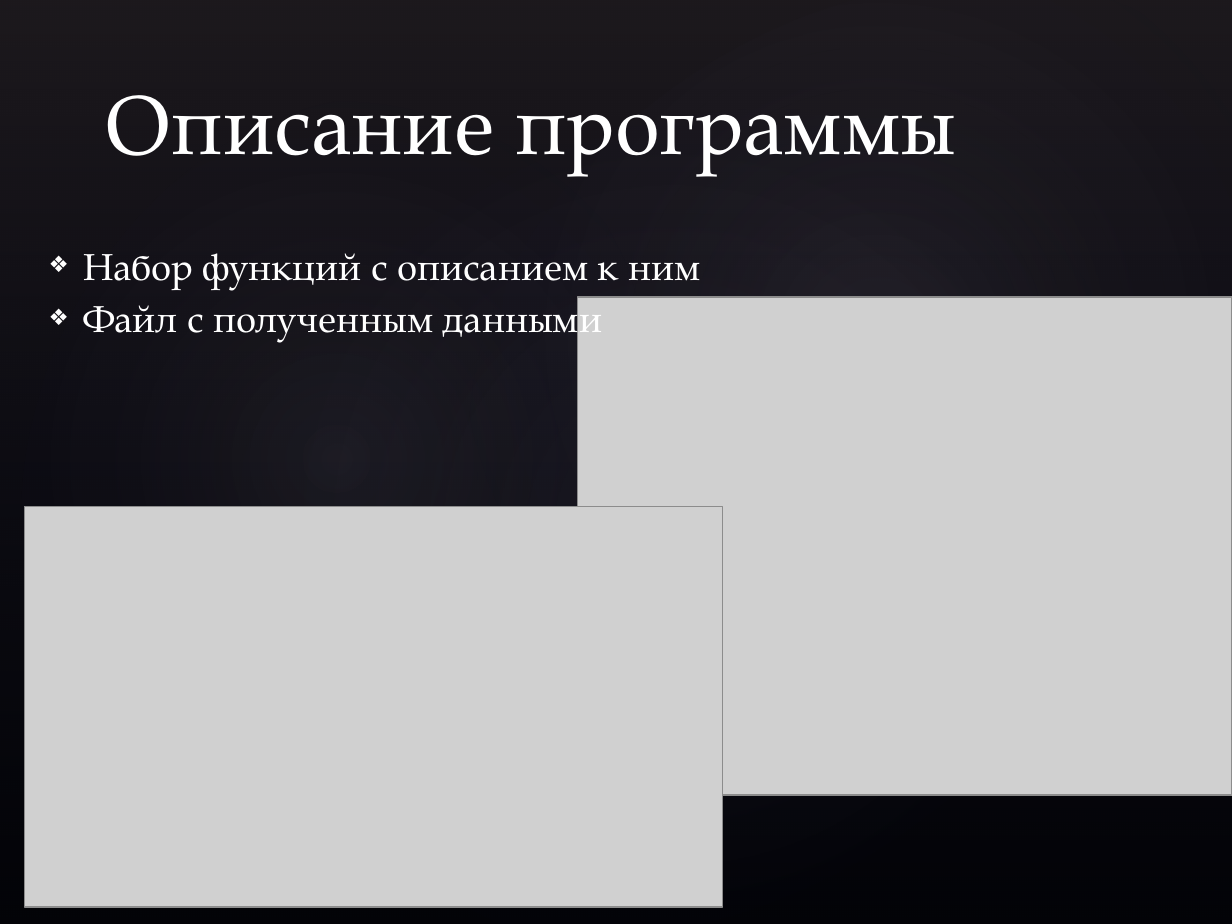
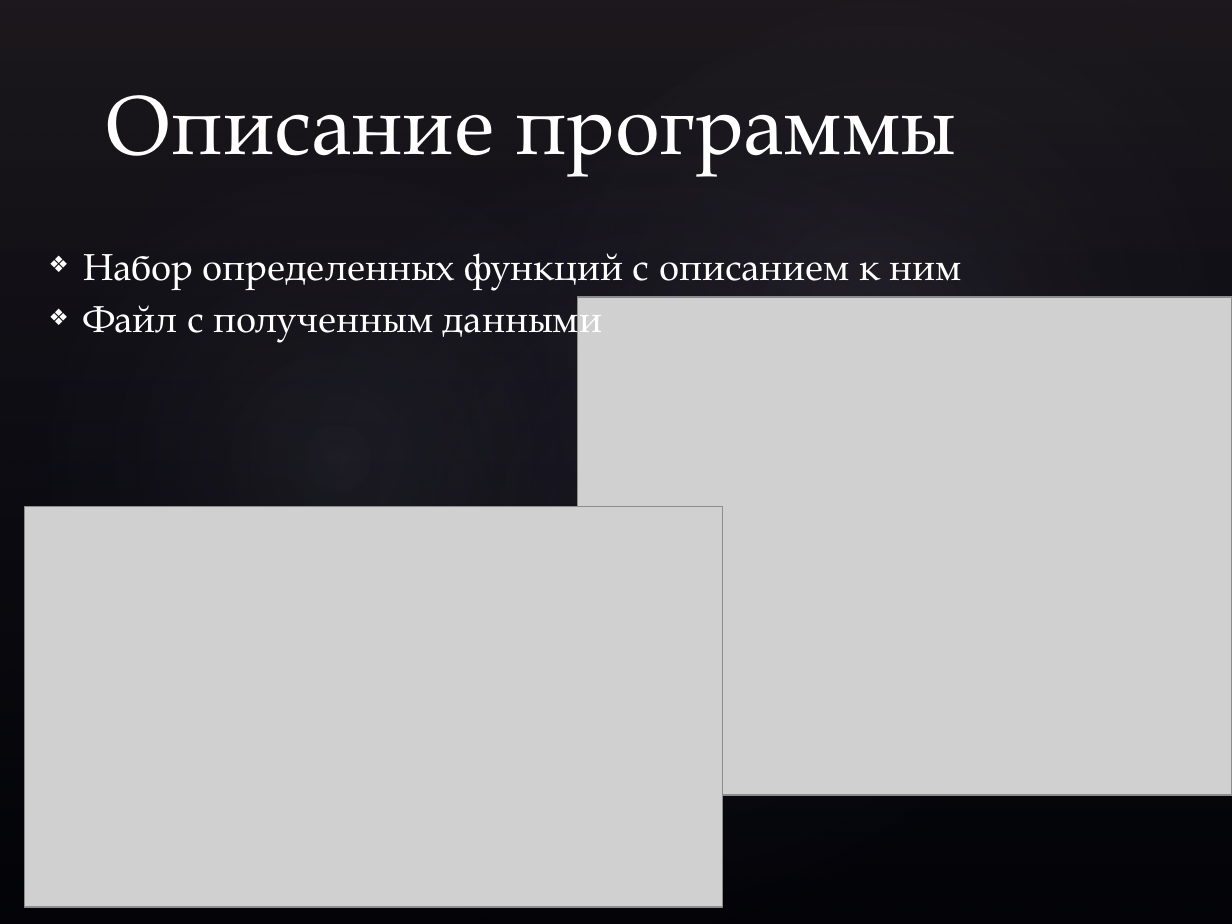
Before and after one commit to ChrisA23C/A-Landscape-Theory-of-Aggregation, a slide deck: slide 7 of Исследование равновесий в модели A Landscape Theory of Aggregation.pptx (slide 6 before the commit). Drawn at 1232x924 pixels with LibreOffice and Linux fonts; fonts in the diff are those of the drawing; grey boxes stand for pictures; background and template pictures are left out. Boxes give left, top, right and bottom in pixels: in the first picture for what was removed or moved away, otherwise in the second. Text is boxed around its words. In the diff, an @@ line names an element or a change of style, - is before the commit and + after.

```diff
--- a/Исследование равновесий в модели A Landscape Theory of Aggregation.pptx
+++ b/Исследование равновесий в модели A Landscape Theory of Aggregation.pptx
@@ text at bbox=[83, 253, 962, 290]: text changed @@
-❖ Набор функций с описанием к ним
+❖ Набор определенных функций с описанием к ним
```
Also in this commit, not shown: 7 other slides changed, 1 slide added.
